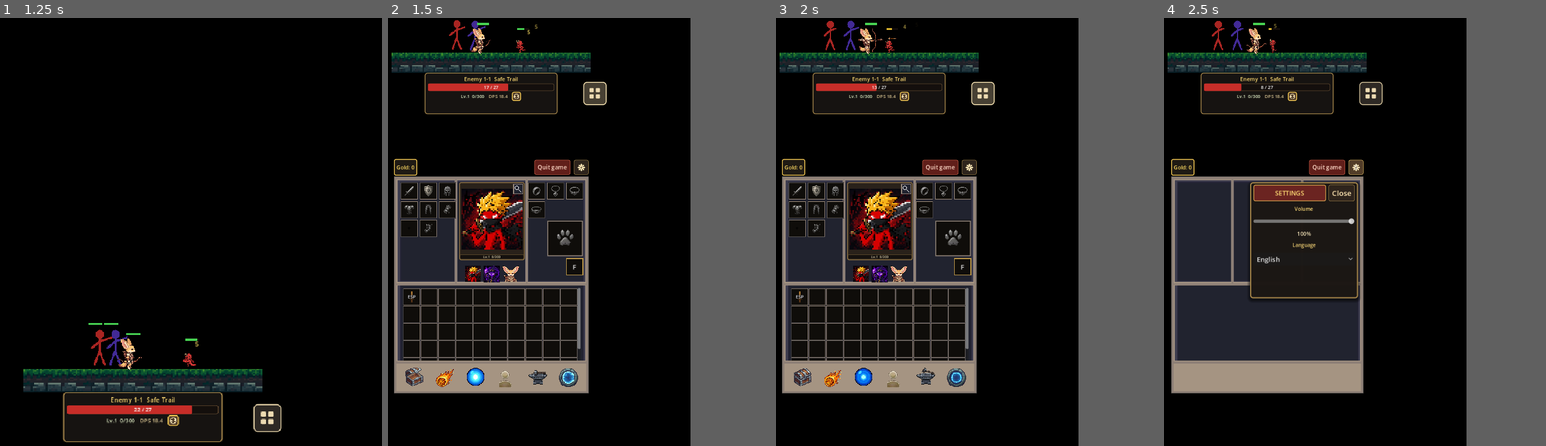
Above: before the commit, frames 1-4 (left to right).
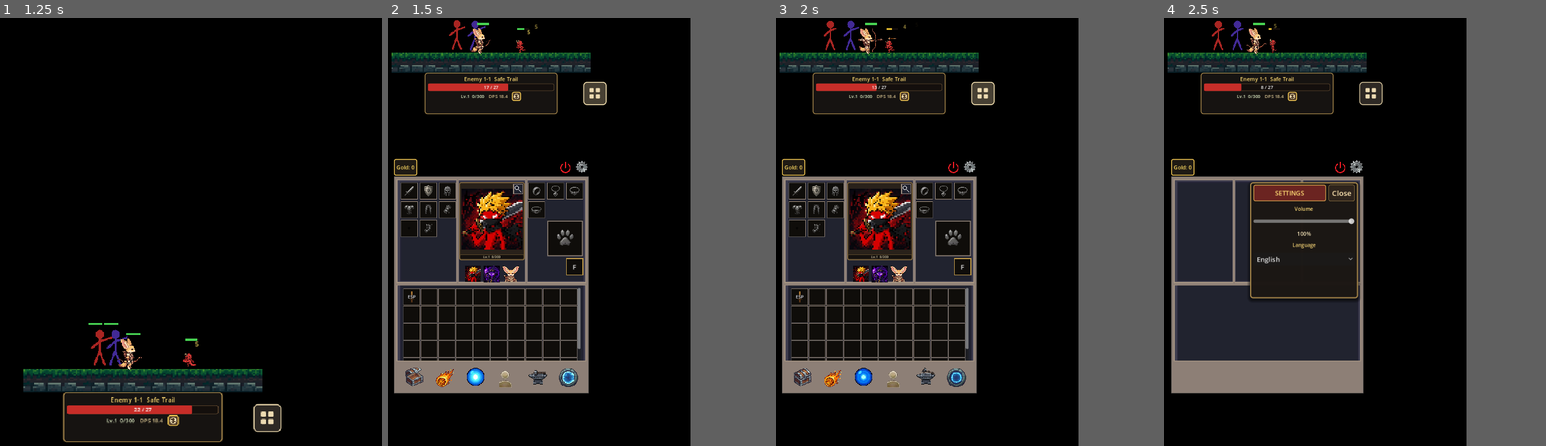
Above: after the commit, the same moments.

Repository: JoseVictorVicente/StickmanGame-Godot
Game: Godot game, scene res://scenes/main.tscn
Same seed, same stepped clock (60 frames per second), same inputs: the game is played once before the commit and once after it.
Inputs (mouse positions are in pixels of both pictures, inside the frame that each line leads up to):
- Up to frame 1 (1.25 s): click (171, 420) at 0.5 s
- Up to frame 2 (1.5 s): click (655, 416) at 1.25 s
- Up to frame 3 (2 s): no input
- Up to frame 4 (2.5 s): click (1416, 167) at 2 s

Frame 1 is identical in both runs. In frame 2, 0.8% of the frame differs, in the area x 17-53%, y 33-62%; in frame 3, 0.8%; in frame 4, 0.7%.

Commit message:
Polish hub header icons and add yellow hover on inventory slots.
Replace settings and quit text buttons with texture icons and shared hover scale, highlight item slots with a gold frame on mouseover, and refresh inventory background art.

Co-authored-by: Cursor <cursoragent@cursor.com>

Diff:
--- a/presentation/inventory/inventory_menu.gd
+++ b/presentation/inventory/inventory_menu.gd
@@ -24,8 +24,8 @@
 var CLASSES: Array[ClassData] = []
 
 @onready var exit_button: Button = %ExitButton
-@onready var quit_game_button: Button = %QuitGameButton
-@onready var settings_button: Button = %SettingsButton
+@onready var quit_game_button: TextureButton = %QuitGameButton
+@onready var settings_button: TextureButton = %SettingsButton
 @onready var gold_label: Label = %GoldLabel
 @onready var gold_panel: Control = %GoldPanel
 @onready var settings_panel: SettingsPanel = %SettingsPanel
@@ -95,6 +95,11 @@
 @export var layout_inventario: InventoryLayout = preload("res://presentation/inventory/inventory_layout_default.tres")
 @export var active_side_button_style: StyleBoxFlat
 
+const HEADER_ICON_HOVER_SCALE := 1.12
+const HEADER_ICON_TWEEN_DURATION := 0.08
+
+var _header_icon_tweens: Dictionary = {}
+
 
 func _ready() -> void:
 	CLASSES = ClassData.catalog()
@@ -108,6 +113,12 @@
 	exit_button.pressed.connect(_on_exit_button_pressed)
 	quit_game_button.pressed.connect(_on_quit_button_pressed)
 	settings_button.pressed.connect(_on_settings_button_pressed)
+	_wire_header_icon_hover(quit_game_button)
+	_wire_header_icon_hover(
+		settings_button,
+		func() -> bool:
+			return settings_panel != null and settings_panel.visible
+	)
 	if close_settings_button:
 		close_settings_button.pressed.connect(_close_settings)
 	if slider_volume:
@@ -115,9 +126,6 @@
 	_setup_locale_selector()
 	LocaleService.locale_changed.connect(_on_locale_changed)
 	_update_localized_texts()
-	settings_button.icon = _gear_icon()
-	settings_button.add_theme_constant_override("icon_max_width", 20)
-	settings_button.text = "S"
 	cabecalho.gui_input.connect(_on_header_gui_input)
 	if hub_chrome_bar:
 		hub_chrome_bar.gui_input.connect(_on_header_gui_input)
@@ -1062,6 +1070,7 @@
 	_update_localized_texts()
 	settings_panel.show()
 	_panels.set_inventory_visible(false)
+	_tween_header_icon_scale(settings_button, HEADER_ICON_HOVER_SCALE)
 	menu_width_changed.emit()
 
 
@@ -1069,7 +1078,66 @@
 	if settings_panel:
 		settings_panel.hide()
 	_panels.set_inventory_visible(true)
+	_tween_header_icon_scale(settings_button, 1.0)
 	menu_width_changed.emit()
+
+
+func _wire_header_icon_hover(botao: TextureButton, keep_scaled: Callable = Callable()) -> void:
+	if botao == null:
+		return
+	if not botao.resized.is_connected(_on_header_icon_resized):
+		botao.resized.connect(_on_header_icon_resized.bind(botao))
+	call_deferred("_sync_header_icon_pivot", botao)
+	if not botao.mouse_entered.is_connected(_on_header_icon_mouse_entered):
+		botao.mouse_entered.connect(_on_header_icon_mouse_entered.bind(botao, keep_scaled))
+	if not botao.mouse_exited.is_connected(_on_header_icon_mouse_exited):
+		botao.mouse_exited.connect(_on_header_icon_mouse_exited.bind(botao, keep_scaled))
+
+
+func _on_header_icon_resized(botao: TextureButton) -> void:
+	_sync_header_icon_pivot(botao)
+
+
+func _sync_header_icon_pivot(botao: TextureButton) -> void:
+	if botao == null:
+		return
+	var size := botao.size
+	if size.x < 1.0 or size.y < 1.0:
+		size = botao.custom_minimum_size
+	botao.pivot_offset = size * 0.5
+
+
+func _tween_header_icon_scale(botao: TextureButton, target_scale: float) -> void:
+	if botao == null:
+		return
+	_sync_header_icon_pivot(botao)
+	var key := botao.get_instance_id()
+	if _header_icon_tweens.has(key):
+		var old_tween: Variant = _header_icon_tweens[key]
+		if old_tween is Tween and (old_tween as Tween).is_valid():
+			(old_tween as Tween).kill()
+	var tween := botao.create_tween()
+	_header_icon_tweens[key] = tween
+	tween.set_ease(Tween.EASE_OUT)
+	tween.set_trans(Tween.TRANS_CUBIC)
+	tween.tween_property(
+		botao,
+		"scale",
+		Vector2.ONE * target_scale,
+		HEADER_ICON_TWEEN_DURATION
+	)
+
+
+func _on_header_icon_mouse_entered(botao: TextureButton, keep_scaled: Callable) -> void:
+	if keep_scaled.is_valid() and keep_scaled.call():
+		return
+	_tween_header_icon_scale(botao, HEADER_ICON_HOVER_SCALE)
+
+
+func _on_header_icon_mouse_exited(botao: TextureButton, keep_scaled: Callable) -> void:
+	if keep_scaled.is_valid() and keep_scaled.call():
+		return
+	_tween_header_icon_scale(botao, 1.0)
 
 
 func _on_volume_changed(valor: float) -> void:
@@ -1140,7 +1208,7 @@
 	if label_language_title:
 		label_language_title.text = tr(LocaleKeys.SETTINGS_LANGUAGE)
 	if quit_game_button:
-		quit_game_button.text = tr(LocaleKeys.BTN_QUIT_GAME)
+		quit_game_button.tooltip_text = tr(LocaleKeys.BTN_QUIT_GAME)
 	if settings_button:
 		settings_button.tooltip_text = tr(LocaleKeys.BTN_SETTINGS)
 	if exit_button:
@@ -1177,30 +1245,6 @@
 			option_locale.set_item_text(i, LocaleService.locale_display_name(locale_code))
 
 
-func _gear_icon() -> Texture2D:
-	var img := Image.create(32, 32, false, Image.FORMAT_RGBA8)
-	img.fill(Color(0, 0, 0, 0))
-	var cor := Color(0.95, 0.88, 0.7, 1)
-	var centro := Vector2(16, 16)
-	for i in 8:
-		var ang := float(i) * TAU / 8.0
-		var p: Vector2 = centro + Vector2(cos(ang), sin(ang)) * 11.0
-		_fill_circle(img, p, 3.2, cor)
-	_fill_circle(img, centro, 8.0, cor)
-	_fill_circle(img, centro, 3.4, Color(0, 0, 0, 0))
-	return ImageTexture.create_from_image(img)
-
-
-func _fill_circle(img: Image, centro: Vector2, raio: float, cor: Color) -> void:
-	var r := int(ceil(raio))
-	for y in range(int(centro.y) - r, int(centro.y) + r + 1):
-		for x in range(int(centro.x) - r, int(centro.x) + r + 1):
-			if Vector2(x, y).distance_to(centro) <= raio:
-				if x < 0 or y < 0 or x >= img.get_width() or y >= img.get_height():
-					continue
-				img.set_pixel(x, y, cor)
-
-
 func _on_header_gui_input(event: InputEvent) -> void:
 	if event is InputEventMouseButton and event.button_index == MOUSE_BUTTON_LEFT:
 		var mouse := event as InputEventMouseButton
--- a/presentation/inventory/inventory_menu.tscn
+++ b/presentation/inventory/inventory_menu.tscn
@@ -15,6 +15,8 @@
 [ext_resource type="PackedScene" uid="uid://c8invpanel1" path="res://presentation/inventory/inventory_panel.tscn" id="16_inv"]
 [ext_resource type="PackedScene" uid="uid://c8bottomnav1" path="res://presentation/inventory/bottom_nav.tscn" id="20_nav"]
 [ext_resource type="PackedScene" uid="uid://c8settings01" path="res://presentation/inventory/settings_panel.tscn" id="21_settings"]
+[ext_resource type="Texture2D" uid="uid://bsettingsicon01" path="res://sprites/ui/settings_icon.png" id="22_settings_icon"]
+[ext_resource type="Texture2D" uid="uid://bquitgameicon1" path="res://sprites/ui/quit_game_icon.png" id="23_quit_icon"]
 
 [sub_resource type="StyleBoxFlat" id="StyleBoxFlat_active_side"]
 content_margin_left = 0.0
@@ -48,22 +50,6 @@
 corner_radius_bottom_right = 4
 corner_radius_bottom_left = 4
 
-[sub_resource type="StyleBoxFlat" id="StyleBoxFlat_botao_sair_jogo"]
-content_margin_left = 8.0
-content_margin_top = 7.0
-content_margin_right = 8.0
-content_margin_bottom = 7.0
-bg_color = Color(0.38, 0.12, 0.1, 1)
-border_width_left = 1
-border_width_top = 1
-border_width_right = 1
-border_width_bottom = 1
-border_color = Color(0.82, 0.38, 0.28, 1)
-corner_radius_top_left = 4
-corner_radius_top_right = 4
-corner_radius_bottom_right = 4
-corner_radius_bottom_left = 4
-
 [sub_resource type="StyleBoxFlat" id="StyleBoxFlat_botao_pressed"]
 content_margin_left = 8.0
 content_margin_top = 7.0
@@ -218,33 +204,33 @@
 layout_mode = 2
 size_flags_horizontal = 3
 
-[node name="QuitGameButton" type="Button" parent="OverlayVBox/MenuArea/HubColumn/HubChromeBar/Header" unique_id=56974447]
-unique_name_in_owner = true
-custom_minimum_size = Vector2(36, 36)
+[node name="QuitGameButton" type="TextureButton" parent="OverlayVBox/MenuArea/HubColumn/HubChromeBar/Header" unique_id=56974447]
+unique_name_in_owner = true
+custom_minimum_size = Vector2(32, 32)
 layout_mode = 2
 size_flags_vertical = 4
 tooltip_text = "Sair do jogo"
-theme_override_colors/font_color = Color(1, 0.85, 0.78, 1)
-theme_override_font_sizes/font_size = 14
-theme_override_styles/normal = SubResource("StyleBoxFlat_botao_sair_jogo")
-theme_override_styles/pressed = SubResource("StyleBoxFlat_botao_pressed")
-theme_override_styles/hover = SubResource("StyleBoxFlat_botao_hover")
-text = "L"
-
-[node name="SettingsButton" type="Button" parent="OverlayVBox/MenuArea/HubColumn/HubChromeBar/Header" unique_id=1018783966]
-unique_name_in_owner = true
-custom_minimum_size = Vector2(36, 36)
+texture_filter = 1
+texture_normal = ExtResource("23_quit_icon")
+texture_pressed = ExtResource("23_quit_icon")
+texture_hover = ExtResource("23_quit_icon")
+ignore_texture_size = true
+stretch_mode = 5
+focus_mode = 0
+
+[node name="SettingsButton" type="TextureButton" parent="OverlayVBox/MenuArea/HubColumn/HubChromeBar/Header" unique_id=1018783966]
+unique_name_in_owner = true
+custom_minimum_size = Vector2(32, 32)
 layout_mode = 2
 size_flags_vertical = 4
 tooltip_text = "Configurações"
-theme_override_colors/font_color = Color(1, 0.9, 0.7, 1)
-theme_override_font_sizes/font_size = 14
-theme_override_styles/normal = SubResource("StyleBoxFlat_botao")
-theme_override_styles/pressed = SubResource("StyleBoxFlat_botao_pressed")
-theme_override_styles/hover = SubResource("StyleBoxFlat_botao_hover")
-text = "S"
-icon_alignment = 1
-expand_icon = true
+texture_filter = 1
+texture_normal = ExtResource("22_settings_icon")
+texture_pressed = ExtResource("22_settings_icon")
+texture_hover = ExtResource("22_settings_icon")
+ignore_texture_size = true
+stretch_mode = 5
+focus_mode = 0
 
 [node name="ExitButton" type="Button" parent="OverlayVBox/MenuArea/HubColumn/HubChromeBar/Header" unique_id=607564648]
 unique_name_in_owner = true
--- a/presentation/inventory/item_slot.gd
+++ b/presentation/inventory/item_slot.gd
@@ -17,6 +17,7 @@
 const SLOT_ICON_INSET_BASE_PX := 5.0
 const CAMADA_TOOLTIP := 128
 const Z_INDEX_TOOLTIP := 100
+const HOVER_FRAME_COLOR := Color(1.0, 0.88, 0.42, 1.0)
 const EQUIP_RIGHT_TYPES: Array[ItemData.Type] = [
 	ItemData.Type.BELT,
 	ItemData.Type.PENDANT,
@@ -40,6 +41,7 @@
 var slot_frame: TextureRect
 var _label_sigla: Label
 var _selecionado: bool = false
+var _hovered: bool = false
 var _textura_vazia: Texture2D
 
 
@@ -189,15 +191,21 @@
 
 
 func _on_mouse_entered() -> void:
+	_hovered = true
+	_apply_frame_modulate()
 	_show_tooltip()
 
 
 func _on_mouse_exited() -> void:
+	_hovered = false
+	_apply_frame_modulate()
 	_hide_tooltip()
 
 
 func _on_visibility_changed() -> void:
 	if not is_visible_in_tree():
+		_hovered = false
+		_apply_frame_modulate()
 		_hide_tooltip()
 
 
@@ -428,8 +436,8 @@
 			lerpf(1.0, raridade.b, 0.45),
 			1.0
 		)
-	if _selecionado:
-		cor = Color(1.0, 0.88, 0.42)
+	if _selecionado or _hovered:
+		cor = HOVER_FRAME_COLOR
 	if forge_reserved:
 		cor = cor * Color(0.55, 0.55, 0.55, 0.85)
 	slot_frame.modulate = cor
Binary file changed: sprites/ui/inventory_bg.png
Binary file added: sprites/ui/quit_game_icon.png
Not shown, added: sprites/ui/quit_game_icon.png.import
Binary file added: sprites/ui/settings_icon.png
Not shown, added: sprites/ui/settings_icon.png.import
